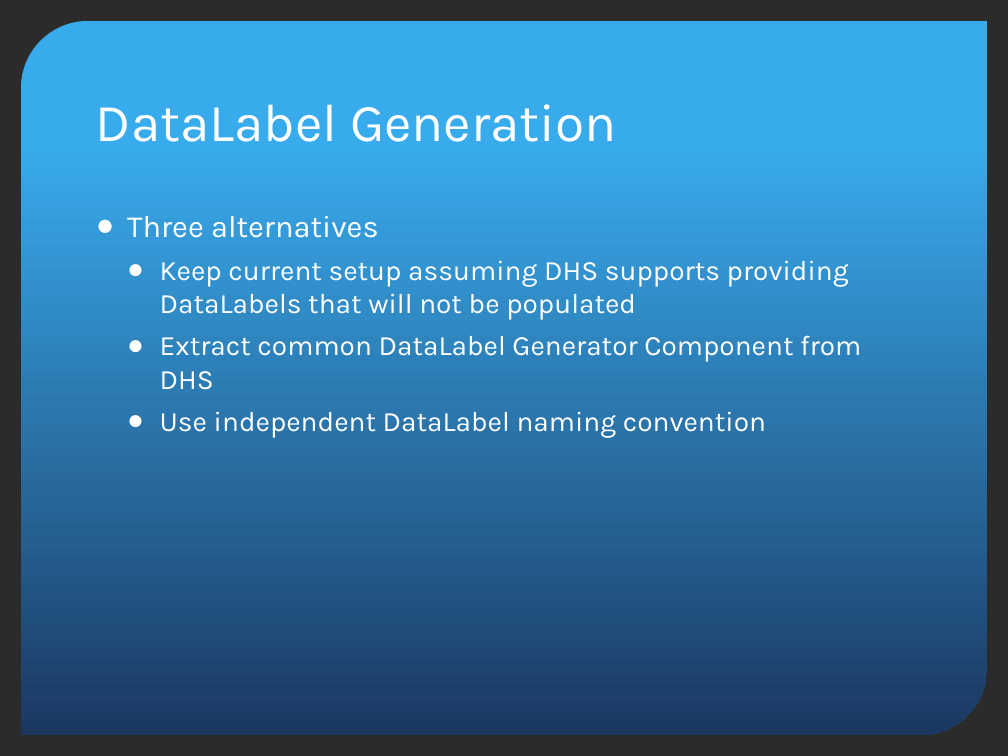
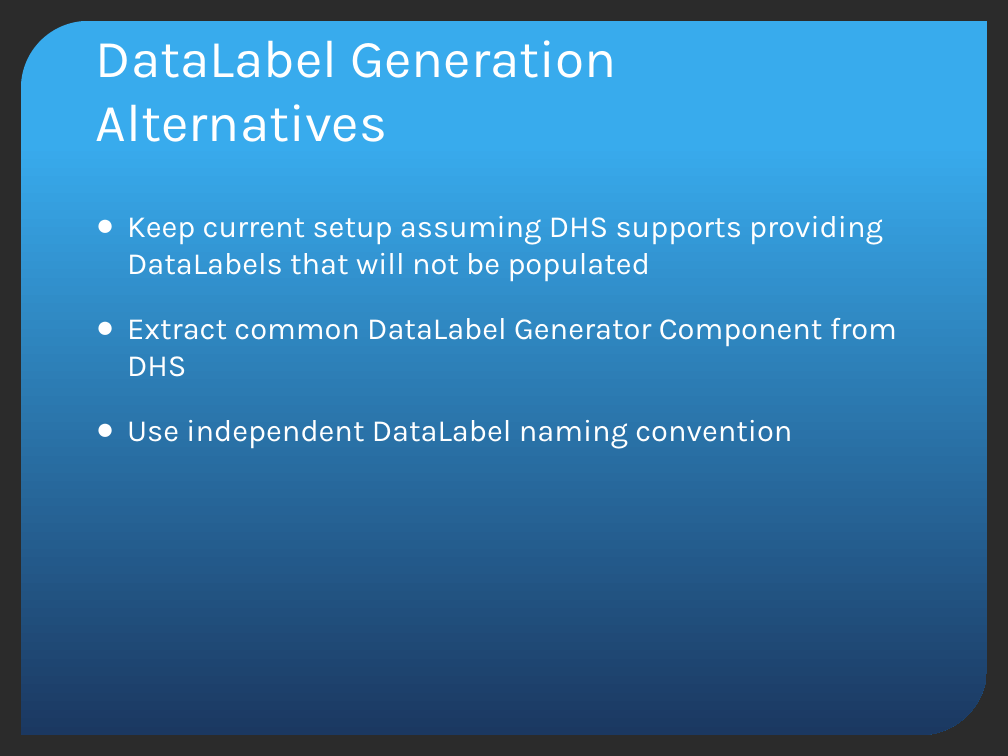
Before and after one commit to jluhrs/gmp, a slide deck: slide 15 of gds-api/src/main/doc/GDSDesignReview.pptx. Drawn at 1008x756 pixels with LibreOffice and Linux fonts; fonts in the diff are those of the drawing; background and template pictures are left out; a plain dark background stands for a picture behind light text. Boxes give left, top, right and bottom in pixels: in the first picture for what was removed or moved away, otherwise in the second. Text is boxed around its words. In the diff, an @@ line names an element or a change of style, - is before the commit and + after.

```diff
--- a/gds-api/src/main/doc/GDSDesignReview.pptx
+++ b/gds-api/src/main/doc/GDSDesignReview.pptx
@@ title at box(96, 40, 617, 142): text changed @@
-DataLabel Generation
+DataLabel Generation Alternatives
@@ text "Keep current setup assuming DHS ..." at box(127, 216, 897, 449): size 20 to 22 pt; list level 2 to 1 in "Keep current setup assuming DHS ..."; list level 2 to 1 in "Extract common DataLabel Generator Component ..."; list level 2 to 1 in "Use independent DataLabel naming convention" @@
@@ text at box(127, 216, 379, 238): paragraph removed @@
-● Three alternatives
```
Also in this commit, not shown: 6 other slides changed, 4 slides added, 3 slides removed.
